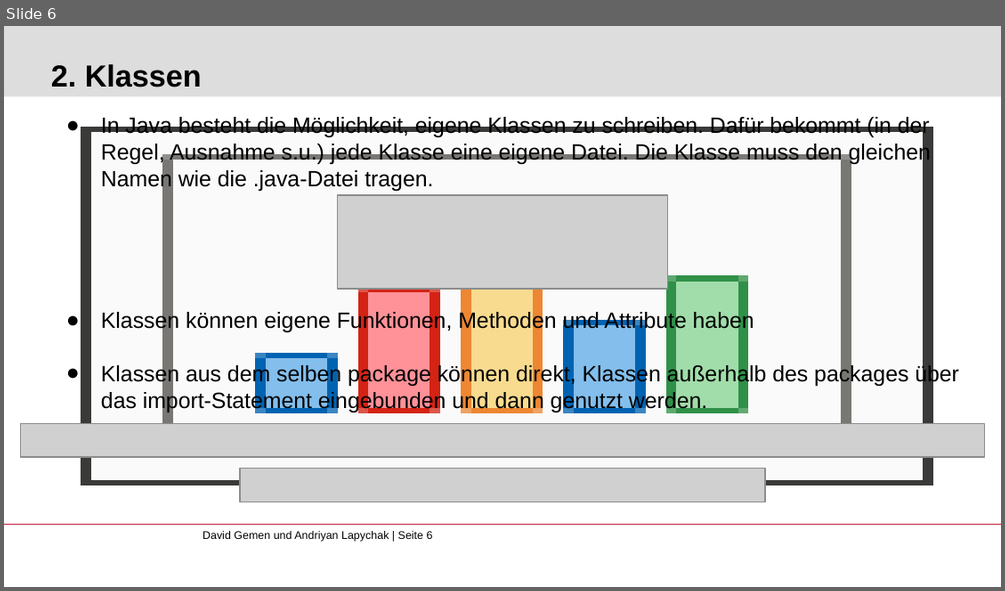
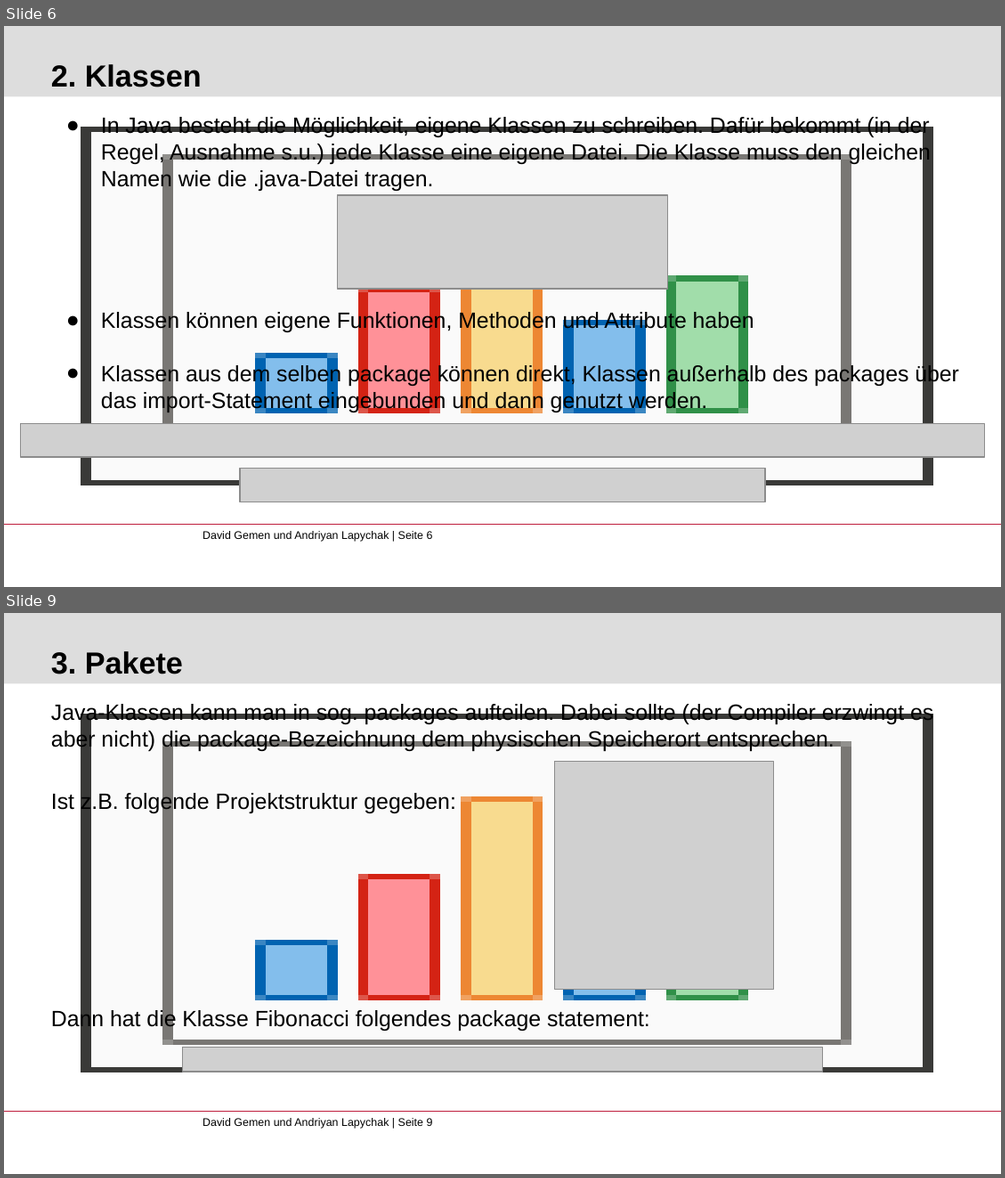
Before and after one commit to gemdav/Programmieren-1-Tutorium, a slide deck: slides/03_classes_packages_functions.pptx. Shown one above the other, each under a label of ours: slide 6 before the commit, slides 6 and 9 after it; the slides between them are not shown. The pictures are 1005x591 and 1005x1178 pixels, drawn with LibreOffice and Linux fonts; fonts in the diff are those of the drawing; grey boxes stand for pictures; background and template pictures are left out. Boxes give left, top, right and bottom in pixels: in the first picture for what was removed or moved away, otherwise in the second. Text is boxed around its words. In the diff, an @@ line names an element or a change of style, - is before the commit and + after.

```diff
--- a/slides/03_classes_packages_functions.pptx
+++ b/slides/03_classes_packages_functions.pptx
@@ slide 9 added at box(4, 613, 1001, 1174), background #FFFFFF; not listed: 3 template elements that a slide beside it also shows @@
@@ title added at box(51, 651, 183, 674), 22 pt, text #000000, bold @@
+3. Pakete
@@ text added at box(51, 702, 933, 1031), 16 pt, text #000000 @@
+Java-Klassen kann man in sog. packages aufteilen. Dabei sollte (der Compiler erzwingt es aber nicht) die package-Bezeichnung dem physischen Speicherort entsprechen.
+Ist z.B. folgende Projektstruktur gegeben:
+Dann hat die Klasse Fibonacci folgendes package statement:
@@ picture added at box(554, 762, 773, 989) @@
@@ picture added at box(182, 1046, 821, 1071) @@
```
Also in this commit, not shown: 6 slides changed, 3 other slides added, 1 slide removed, 8 other files.
